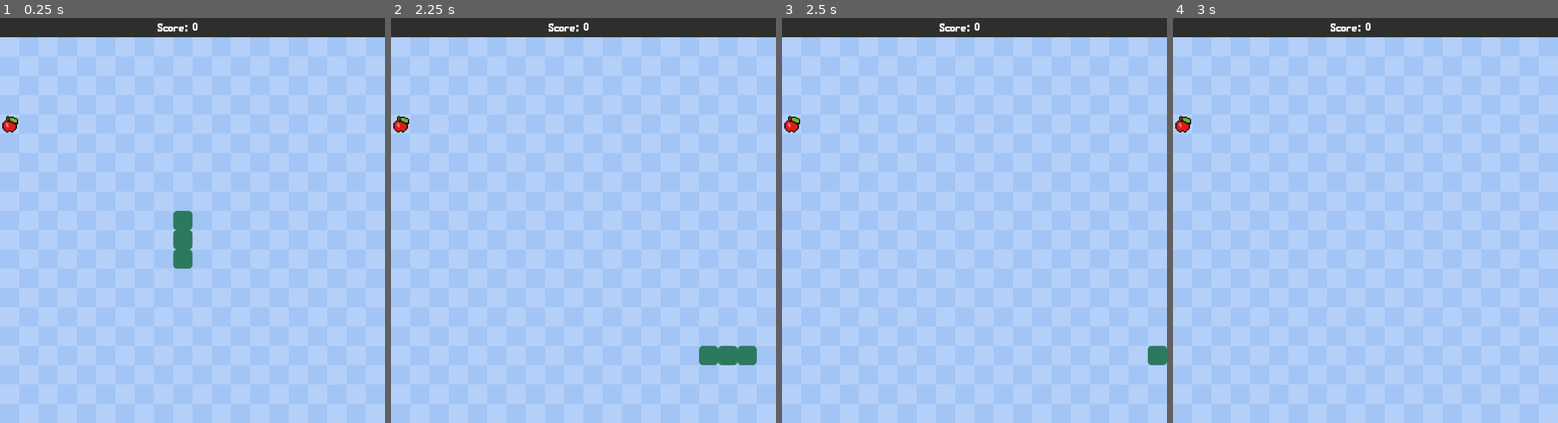
Above: before the commit, frames 1-4 (left to right).
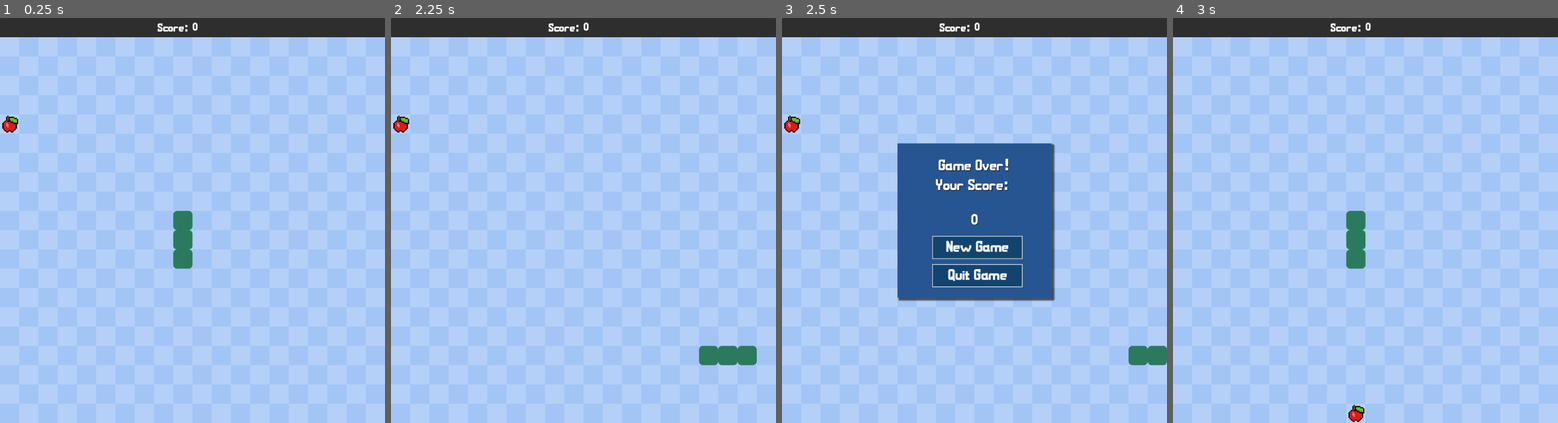
Above: after the commit, the same moments.

Repository: slipperydream/Snake
Game: Godot game, scene res://scenes/main.tscn
The game is run twice, just before and just after one commit, with the same random seed, the same clock (stepped at 60 frames per second) and the same inputs.
Inputs (mouse positions are in pixels of both pictures, inside the frame that each line leads up to):
- Up to frame 1 (0.25 s): no input
- Up to frame 2 (2.25 s): tap Enter at 0.5 s; hold D (move_right) 0.53-1.28 s; hold S (move_down) 1.28-2.03 s; hold D (move_right) from 2.03 s (still down)
- Up to frame 3 (2.5 s): keep holding D (move_right)
- Up to frame 4 (3 s): release D (move_right) at 2.75 s; click (1369, 248) at 2.75 s, where only the run after the commit has a clickable "New Game"

Frames 1-2 are identical in both runs. In frame 3, 16% of the frame differs, in the area x 29-96%, y 30-86%; in frame 4, 1.0%.

Commit message:
Finished tutorial. Added on increased size from food.

Diff:
--- a/scenes/food.tscn
+++ b/scenes/food.tscn
@@ -1,7 +1,10 @@
-[gd_scene load_steps=2 format=3 uid="uid://crj2ixrtpkf48"]
+[gd_scene load_steps=3 format=3 uid="uid://crj2ixrtpkf48"]
 
 [ext_resource type="Texture2D" uid="uid://eljeu88bqavx" path="res://assets/sprites/apple.png" id="1_yqiv4"]
+[ext_resource type="Script" path="res://src/food.gd" id="2_qvfub"]
 
 [node name="Food" type="Sprite2D"]
 texture = ExtResource("1_yqiv4")
 offset = Vector2(25, 25)
+script = ExtResource("2_qvfub")
+value = 5
--- /dev/null
+++ b/scenes/game_over_menu.tscn
@@ -0,0 +1,131 @@
+[gd_scene load_steps=6 format=3 uid="uid://ym4720jp3pk7"]
+
+[ext_resource type="Script" path="res://src/game_over_menu.gd" id="1_bbhee"]
+[ext_resource type="FontFile" uid="uid://bqr0owxrarvky" path="res://assets/fonts/MaldiniBold.ttf" id="1_qh0qe"]
+
+[sub_resource type="StyleBoxFlat" id="StyleBoxFlat_6lgkn"]
+bg_color = Color(0.152941, 0.333333, 0.568627, 1)
+shadow_size = 5
+shadow_offset = Vector2(5, 5)
+
+[sub_resource type="StyleBoxFlat" id="StyleBoxFlat_8kd6o"]
+content_margin_left = 10.0
+content_margin_top = 10.0
+content_margin_right = 10.0
+content_margin_bottom = 10.0
+bg_color = Color(0.0705882, 0.266667, 0.435294, 1)
+border_width_left = 2
+border_width_top = 2
+border_width_right = 2
+border_width_bottom = 2
+
+[sub_resource type="StyleBoxFlat" id="StyleBoxFlat_8vm6h"]
+content_margin_left = 10.0
+content_margin_top = 10.0
+content_margin_right = 10.0
+content_margin_bottom = 10.0
+bg_color = Color(0.0705882, 0.266667, 0.435294, 1)
+border_width_left = 2
+border_width_top = 2
+border_width_right = 2
+border_width_bottom = 2
+
+[node name="GameOverMenu" type="CanvasLayer"]
+script = ExtResource("1_bbhee")
+
+[node name="GameOverPanel" type="Panel" parent="."]
+anchors_preset = 8
+anchor_left = 0.5
+anchor_top = 0.5
+anchor_right = 0.5
+anchor_bottom = 0.5
+offset_left = -200.0
+offset_top = -200.0
+offset_right = 200.0
+offset_bottom = 200.0
+grow_horizontal = 2
+grow_vertical = 2
+theme_override_styles/panel = SubResource("StyleBoxFlat_6lgkn")
+
+[node name="GameOverLabel" type="Label" parent="GameOverPanel"]
+layout_mode = 1
+anchors_preset = 10
+anchor_right = 1.0
+offset_top = 32.0
+offset_bottom = 55.0
+grow_horizontal = 2
+theme_override_colors/font_color = Color(0.968627, 0.972549, 0.976471, 1)
+theme_override_colors/font_shadow_color = Color(0, 0, 0, 1)
+theme_override_fonts/font = ExtResource("1_qh0qe")
+theme_override_font_sizes/font_size = 40
+text = "Game Over!
+Your Score: "
+horizontal_alignment = 1
+vertical_alignment = 1
+
+[node name="ScoreLabel" type="Label" parent="GameOverPanel"]
+layout_mode = 1
+anchors_preset = 8
+anchor_left = 0.5
+anchor_top = 0.5
+anchor_right = 0.5
+anchor_bottom = 0.5
+offset_left = -98.0
+offset_top = -44.0
+offset_right = 99.0
+offset_bottom = 44.0
+grow_horizontal = 2
+grow_vertical = 2
+theme_override_colors/font_color = Color(0.968627, 0.972549, 0.976471, 1)
+theme_override_colors/font_shadow_color = Color(0, 0, 0, 1)
+theme_override_fonts/font = ExtResource("1_qh0qe")
+theme_override_font_sizes/font_size = 40
+text = "000000
+"
+horizontal_alignment = 1
+vertical_alignment = 1
+
+[node name="RestartButton" type="Button" parent="GameOverPanel"]
+layout_mode = 1
+anchors_preset = 7
+anchor_left = 0.5
+anchor_top = 1.0
+anchor_right = 0.5
+anchor_bottom = 1.0
+offset_left = -110.0
+offset_top = -160.0
+offset_right = 125.0
+offset_bottom = -100.0
+grow_horizontal = 2
+grow_vertical = 0
+theme_override_colors/font_color = Color(0.956863, 0.956863, 0.956863, 1)
+theme_override_fonts/font = ExtResource("1_qh0qe")
+theme_override_font_sizes/font_size = 40
+theme_override_styles/normal = SubResource("StyleBoxFlat_8kd6o")
+theme_override_styles/hover = SubResource("StyleBoxFlat_8kd6o")
+theme_override_styles/pressed = SubResource("StyleBoxFlat_8kd6o")
+text = "New Game"
+
+[node name="QuitButton" type="Button" parent="GameOverPanel"]
+layout_mode = 1
+anchors_preset = 7
+anchor_left = 0.5
+anchor_top = 1.0
+anchor_right = 0.5
+anchor_bottom = 1.0
+offset_left = -110.0
+offset_top = -87.0
+offset_right = 125.0
+offset_bottom = -27.0
+grow_horizontal = 2
+grow_vertical = 0
+theme_override_colors/font_color = Color(0.956863, 0.956863, 0.956863, 1)
+theme_override_fonts/font = ExtResource("1_qh0qe")
+theme_override_font_sizes/font_size = 40
+theme_override_styles/normal = SubResource("StyleBoxFlat_8vm6h")
+theme_override_styles/hover = SubResource("StyleBoxFlat_8kd6o")
+theme_override_styles/pressed = SubResource("StyleBoxFlat_8kd6o")
+text = "Quit Game"
+
+[connection signal="pressed" from="GameOverPanel/RestartButton" to="." method="_on_restart_button_pressed"]
+[connection signal="pressed" from="GameOverPanel/QuitButton" to="." method="_on_quit_button_pressed"]
--- a/scenes/hud.tscn
+++ b/scenes/hud.tscn
@@ -31,6 +31,7 @@
 vertical_alignment = 1
 
 [node name="Score" type="Label" parent="ScorePanel"]
+z_index = 1
 layout_mode = 1
 anchors_preset = 8
 anchor_left = 0.5
--- a/scenes/main.tscn
+++ b/scenes/main.tscn
@@ -7,6 +7,7 @@
 [ext_resource type="Texture2D" uid="uid://csa7nstjiqvo5" path="res://assets/sprites/bg.png" id="3_y1050"]
 [ext_resource type="PackedScene" uid="uid://dd2qo53w4iqle" path="res://scenes/hud.tscn" id="5_deu4h"]
 [ext_resource type="PackedScene" uid="uid://crj2ixrtpkf48" path="res://scenes/food.tscn" id="7_ql1ot"]
+[ext_resource type="PackedScene" uid="uid://ym4720jp3pk7" path="res://scenes/game_over_menu.tscn" id="8_wjhke"]
 
 [node name="Main" type="Node"]
 script = ExtResource("1_wojbp")
@@ -29,6 +30,13 @@
 
 [node name="Food" parent="." instance=ExtResource("7_ql1ot")]
 
+[node name="GameOverMenu" parent="." instance=ExtResource("8_wjhke")]
+process_mode = 2
+
 [connection signal="food_eaten" from="." to="HUD" method="_on_main_food_eaten"]
-[connection signal="reset_game" from="." to="HUD" method="_on_main_reset_game"]
+[connection signal="game_over" from="." to="HUD" method="_on_main_game_over"]
+[connection signal="reset_score" from="." to="HUD" method="_on_main_reset_score"]
+[connection signal="final_score" from="HUD" to="GameOverMenu" method="_on_hud_final_score"]
 [connection signal="timeout" from="MoveTimer" to="." method="_on_move_timer_timeout"]
+[connection signal="quit_game" from="GameOverMenu" to="." method="_on_game_over_menu_quit_game"]
+[connection signal="restart_game" from="GameOverMenu" to="." method="_on_game_over_menu_restart_game"]
--- a/scenes/snake_segment.tscn
+++ b/scenes/snake_segment.tscn
@@ -8,7 +8,7 @@
 corner_radius_bottom_right = 10
 corner_radius_bottom_left = 10
 
-[node name="SnakeSegment" type="Panel"]
+[node name="SnakeSegment" type="Panel" groups=["segments"]]
 offset_right = 50.0
 offset_bottom = 50.0
 theme_override_styles/panel = SubResource("StyleBoxFlat_mfy2v")
--- /dev/null
+++ b/src/food.gd
@@ -0,0 +1,4 @@
+extends Node
+
+@export var value : int = 1
+@export var enbiggen : bool = false
--- /dev/null
+++ b/src/game_over_menu.gd
@@ -0,0 +1,22 @@
+extends CanvasLayer
+
+signal restart_game
+signal quit_game
+
+# Called when the node enters the scene tree for the first time.
+func _ready():
+	pass # Replace with function body.
+
+
+# Called every frame. 'delta' is the elapsed time since the previous frame.
+func _process(delta):
+	pass
+
+func _on_hud_final_score(value):
+	$GameOverPanel/ScoreLabel.text = str(value)
+
+func _on_restart_button_pressed():
+	emit_signal("restart_game")
+
+func _on_quit_button_pressed():
+	emit_signal("quit_game")
--- a/src/hud.gd
+++ b/src/hud.gd
@@ -1,7 +1,9 @@
 extends CanvasLayer
 
+signal final_score
+
 var score = 0
-func _on_main_reset_game():
+func _on_main_reset_score():
 	score = 0
 	$ScorePanel/Score.text = str(score)
 
@@ -14,3 +16,7 @@
 func update_score(new_value):
 	score += new_value
 	$ScorePanel/Score.text = str(score)
+
+
+func _on_main_game_over():
+	emit_signal("final_score", score)
--- a/src/main.gd
+++ b/src/main.gd
@@ -1,6 +1,6 @@
 extends Node
 
-signal reset_game
+signal reset_score
 signal game_over
 signal food_eaten
 
@@ -29,6 +29,7 @@
 
 # Called when the node enters the scene tree for the first time.
 func _ready():
+	$GameOverMenu.hide()
 	new_game()
 
 # Called every frame. 'delta' is the elapsed time since the previous frame.
@@ -36,7 +37,11 @@
 	move_snake()
 
 func new_game():
-	emit_signal("reset_game")
+	get_tree().paused = false
+	get_tree().call_group("segments", "queue_free")
+	if $GameOverMenu.visible:
+		$GameOverMenu.hide()
+	emit_signal("reset_score")
 	move_direction = up
 	can_move = true
 	generate_snake()
@@ -122,11 +127,25 @@
 
 func check_food_eaten():
 	if snake_data[0] == food_pos:
-		emit_signal("food_eaten", 1)
-		add_segment(old_data[-1])
+		emit_signal("food_eaten", $Food.value)
+		if $Food.enbiggen == true:
+			for i in range(3):
+				add_segment(old_data[-1])
+		else:
+			add_segment(old_data[-1])
 		move_food()
 
 func end_game():
 	emit_signal("game_over")
+	$MoveTimer.stop()
+	game_started = false
+	$GameOverMenu.show()
+	get_tree().paused = true
+
+
+func _on_game_over_menu_restart_game():
+	new_game()
+
+func _on_game_over_menu_quit_game():
 	await get_tree().create_timer(1).timeout
 	get_tree().quit()
Not shown: 1 places in scenes/main.tscn that only renumber resources
